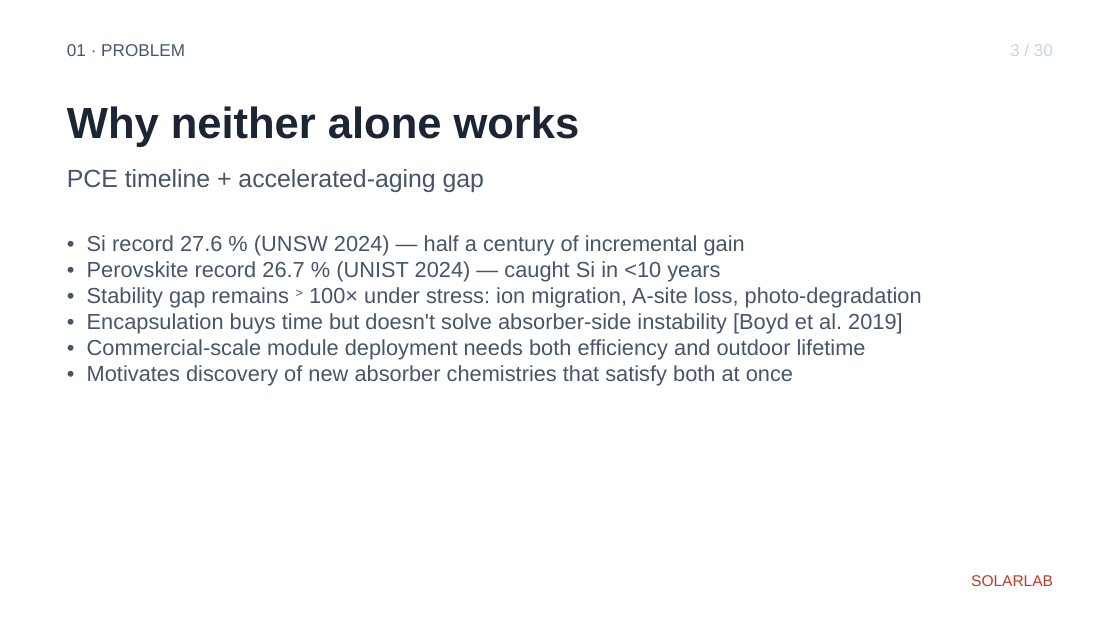
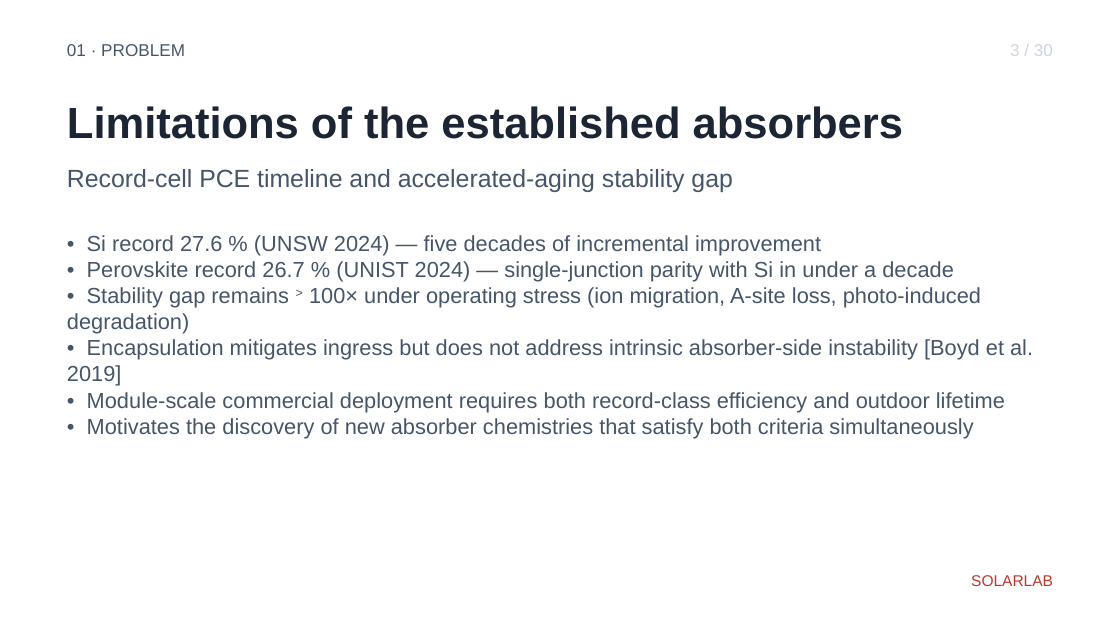
Before and after one commit to ShaneLogic/SolarLab, a slide deck: slide 4 of presentations/jmi-2026/output/jmi-2026.pptx. Drawn at 1120x630 pixels with LibreOffice and Linux fonts; fonts in the diff are those of the drawing. Boxes give left, top, right and bottom in pixels: in the first picture for what was removed or moved away, otherwise in the second. Text is boxed around its words. In the diff, an @@ line names an element or a change of style, - is before the commit and + after.

Commit message:
docs(jmi-ppt): replace informal language with field-standard academic vocabulary
Per user feedback: deck contained obscure / informal terms not
conforming to academic standards. Replaced colloquial phrasing
with vocabulary commonly used in the photovoltaic / materials-
informatics literature, throughout titles, subtitles and bullets.

Examples (representative, not exhaustive):
- "underserved corner" → "unoccupied region"
- "neither alone works" → "Limitations of the established absorbers"
- "deadlock" → "tradeoff"
- "talk roadmap" → "Talk outline"
- "structural prior" still used (Bayesian-ML term, accepted in MI)
- "Why a surrogate at all" → "Motivation for a learned surrogate"
- "fuse into" → "combined into"
- "HistGBR — gradient boosting on histograms" → "Histogram-based
   gradient boosting regression"
- "GPR + RF — calibrated uncertainty source" → "Gaussian-process
   and random-forest uncertainty stack"
- "UCB acquisition for active learning" → "Upper-confidence-bound
   acquisition for active learning"
- "Hit #1 / Hit #2" → "Lead candidate / Secondary candidate"
- "PV-grade" → "device-relevant"
- "actionable size for synthesis triage" → "tractable shortlist
   for experimental verification"
- "leaves on the table" → "absent from the SCAPS-1D reference"
- "honest grouped-CV diagnostic" → "stringent grouped-CV diagnostic"
- "DFT cost crystallised into" → "small-sample model identifies
   a tractable subspace"
- "buys time but doesn't solve" → "mitigates but does not address"
- "Three concrete next steps" → "Planned extensions"
- "Three takeaways" → "Principal findings"
- Time scales rendered as "10⁰–10² CPU-hours" rather than "hours-
   to-days"
- Hyphenated stand-ins in equations preserved unchanged

Audit: 36 slides, 145 sub + 47 sup runs, no _/^ leaks.

Constraint: parser-enforced no-`_`-no-`^` rule still active —
all sub/sup typography routes through [sub]/[sup] tags
Confidence: high
Scope-risk: narrow — pure rewording, no structural / theme /
data changes
Not-tested: phrasing acceptability across reviewers in the JMI
audience; user can iterate further

```diff
--- a/presentations/jmi-2026/output/jmi-2026.pptx
+++ b/presentations/jmi-2026/output/jmi-2026.pptx
@@ text at (x1=67, y1=106, x2=903, y2=139): text changed @@
-Why neither alone works
+Limitations of the established absorbers
@@ text at (x1=67, y1=169, x2=732, y2=192): text changed @@
-PCE timeline + accelerated-aging gap
+Record-cell PCE timeline and accelerated-aging stability gap
@@ text at (x1=67, y1=235, x2=1033, y2=439): text changed @@
-• Si record 27.6 % (UNSW 2024) — half a century of incremental gain
-• Perovskite record 26.7 % (UNIST 2024) — caught Si in <10 years
-• Stability gap remains > 100× under stress: ion migration, A-site loss, photo-degradation
-• Encapsulation buys time but doesn't solve absorber-side instability [Boyd et al. 2019]
-• Commercial-scale module deployment needs both efficiency and outdoor lifetime
-• Motivates discovery of new absorber chemistries that satisfy both at once
+• Si record 27.6 % (UNSW 2024) — five decades of incremental improvement
+• Perovskite record 26.7 % (UNIST 2024) — single-junction parity with Si in under a decade
+• Stability gap remains > 100× under operating stress (ion migration, A-site loss, photo-induced degradation)
+• Encapsulation mitigates ingress but does not address intrinsic absorber-side instability [Boyd et al. 2019]
+• Module-scale commercial deployment requires both record-class efficiency and outdoor lifetime
+• Motivates the discovery of new absorber chemistries that satisfy both criteria simultaneously
```
Also in this commit, not shown: 25 other slides changed, 1 other file.
